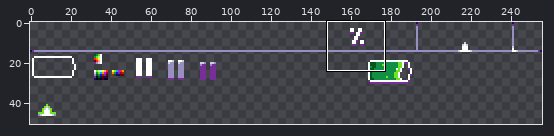
One commit to this pixel-art file: framework/topbar.ase. The first picture is a wide view before the edit; the outline marks the close-up.
Close-up. The starting point:
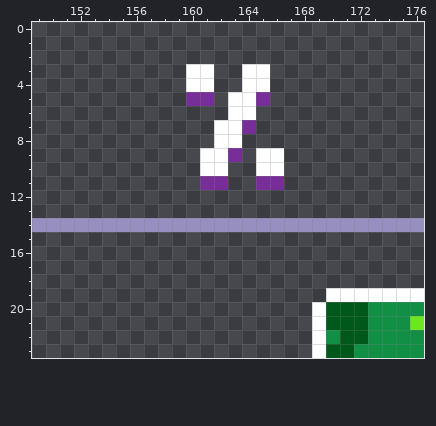
256x64 pixels, 1 frame. Shown: x 149..176, y 0..23. The wide view leaves out empty margins. The commit also changed other parts of the picture, which this record leaves out.
Now the later version:
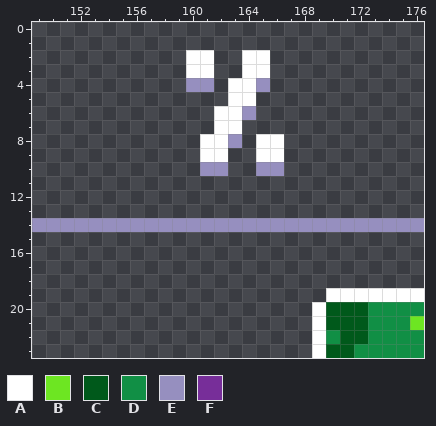
Palette (. is transparent): A #ffffff  B #6de622  C #00591b  D #118f45  E #968fbf  F #772e99
Changes in this commit:
--- layer "Layer 2"
@@ x 158..168 @@
  1 ...........
- 2 ...........
+ 2 ..AA..AA...
  3 ..AA..AA...
- 4 ..AA..AA...
- 5 ..FF.AAF...
- 6 .....AA....
- 7 ....AAF....
- 8 ....AA.....
- 9 ...AAF.AA..
-10 ...AA..AA..
-11 ...FF..FF..
+ 4 ..EE.AAE...
+ 5 .....AA....
+ 6 ....AAE....
+ 7 ....AA.....
+ 8 ...AAE.AA..
+ 9 ...AA..AA..
+10 ...EE..EE..
+11 ...........
 12 ...........
Where, in picture pixels (left, top, right, bottom), the same in both close-ups:
changed: (186, 50, 284, 190)
